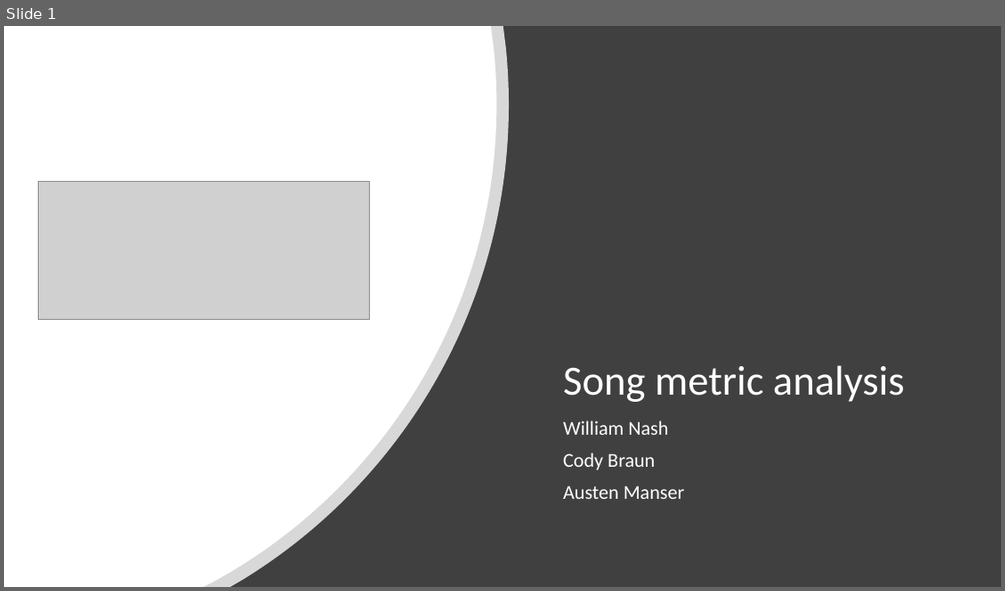
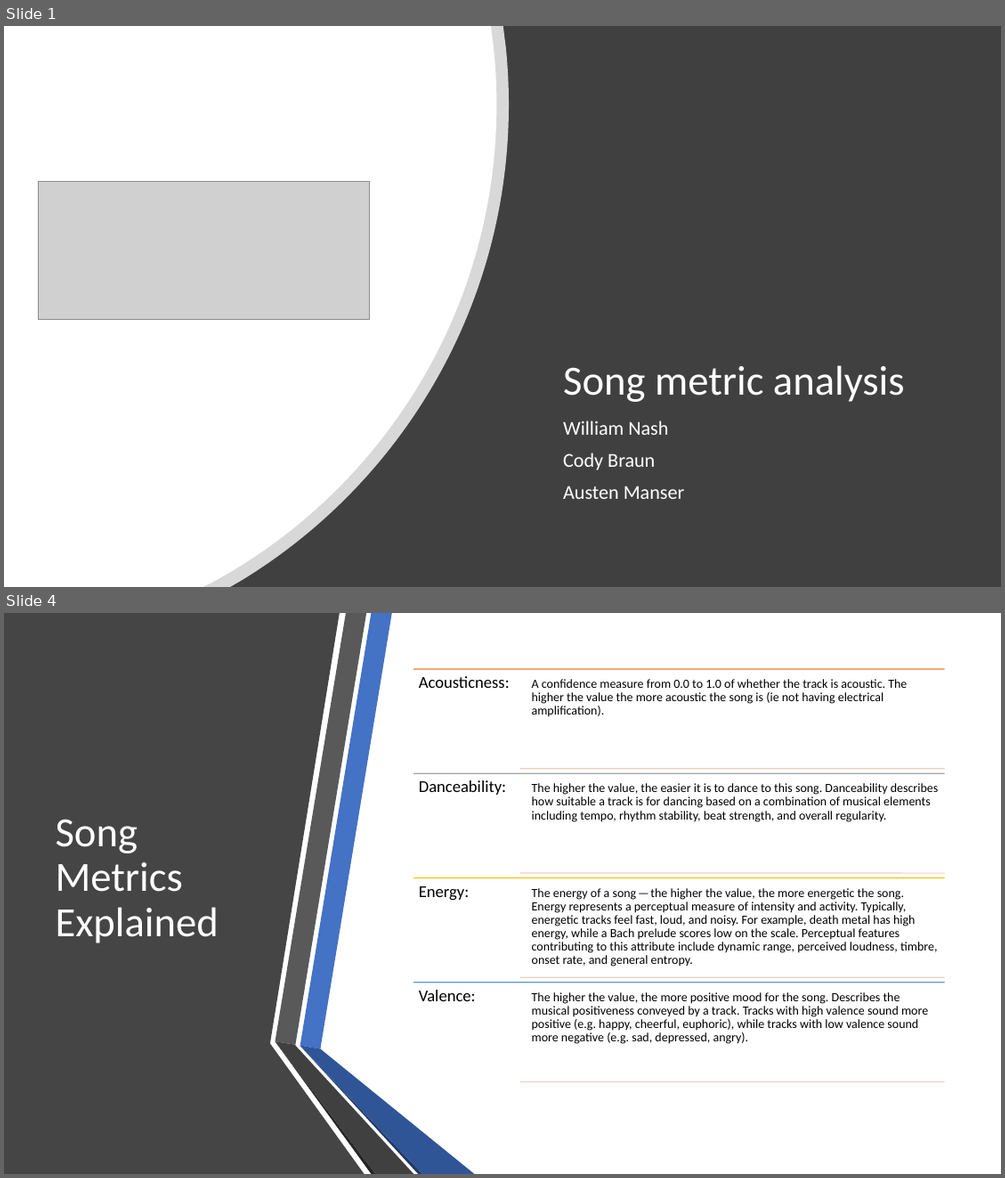
Before and after one commit to wwenash/New_improved_repo, a slide deck: SongMetrics_Presentation/Spotify Presentation.pptx. Shown one above the other, each under a label of ours: slide 1 before the commit, slides 1 and 4 after it; the slides between them are not shown. The pictures are 1005x591 and 1005x1178 pixels, drawn with LibreOffice and Linux fonts; fonts in the diff are those of the drawing; grey boxes stand for pictures. Boxes give left, top, right and bottom in pixels: in the first picture for what was removed or moved away, otherwise in the second. Text is boxed around its words. In the diff, an @@ line names an element or a change of style, - is before the commit and + after.

```diff
--- a/SongMetrics_Presentation/Spotify Presentation.pptx
+++ b/SongMetrics_Presentation/Spotify Presentation.pptx
@@ slide 4 added at (4, 613, 1001, 1174), background #FFFFFF @@
@@ freeform shape added at (4, 613, 364, 1174), fill #454545 @@
@@ title added at (56, 819, 218, 943), 40 pt, text #FFFFFF @@
+Song Metrics Explained
@@ group added at (275, 613, 474, 1174): 6 freeform shapes @@
@@ group added at (413, 669, 945, 1082): 8 lines, 8 texts @@
+Acousticness:
+A confidence measure from 0.0 to 1.0 of whether the track is acoustic. The higher the value the more acoustic the song is (ie not having electrical amplification).
+Danceability:
+The higher the value, the easier it is to dance to this song. Danceability describes how suitable a track is for dancing based on a combination of musical elements including tempo, rhythm stability, beat strength, and overall regularity.
+Energy:
+The energy of a song — the higher the value, the more energetic the song. Energy represents a perceptual measure of intensity and activity. Typically, energetic tracks feel fast, loud, and noisy. For example, death metal has high energy, while a Bach prelude scores low on the scale. Perceptual features contributing to this attribute include dynamic range, perceived loudness, timbre, onset rate, and general entropy.
+Valence:
+The higher the value, the more positive mood for the song. Describes the musical positiveness conveyed by a track. Tracks with high valence sound more positive (e.g. happy, cheerful, euphoric), while tracks with low valence sound more negative (e.g. sad, depressed, angry).
```
Also in this commit, not shown: 5 slides changed, 7 other slides added, 4 slides removed.
